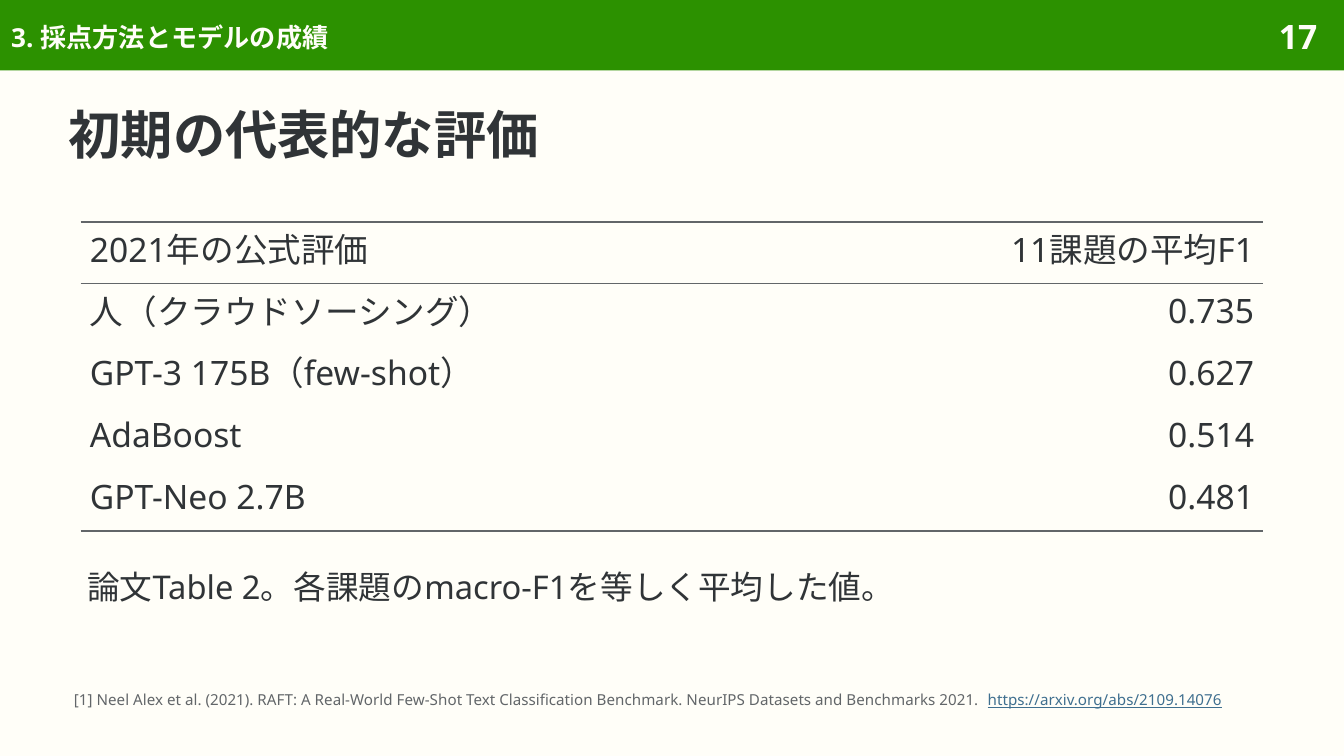
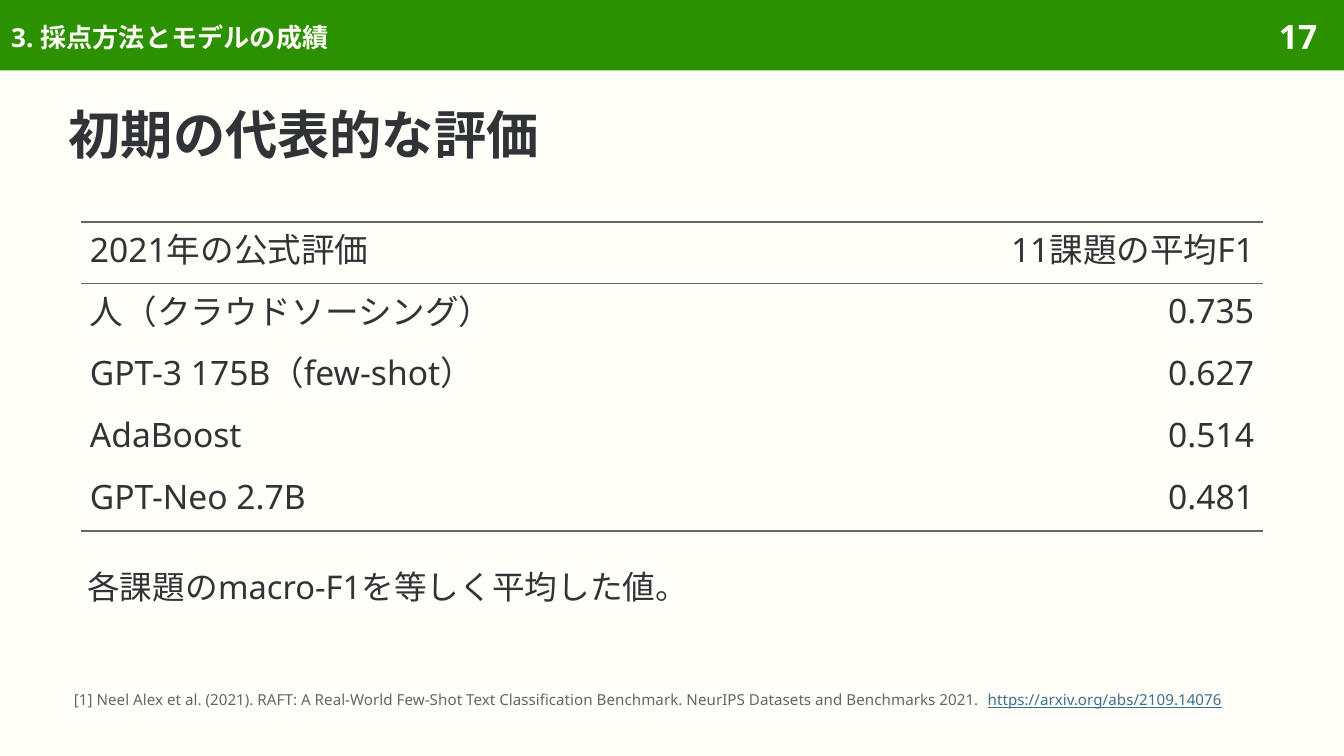
Before and after one commit to sasakiy84/datasets-in-10-minutes, a slide deck: slide 17 of slides/datasets-in-10-minutes-raft.pptx. Drawn at 1344x756 pixels with LibreOffice and Linux fonts; fonts in the diff are those of the drawing. Boxes give left, top, right and bottom in pixels: in the first picture for what was removed or moved away, otherwise in the second. Text is boxed around its words. In the diff, an @@ line names an element or a change of style, - is before the commit and + after.

Commit message:
slides(raft): simplify paper references

```diff
--- a/slides/datasets-in-10-minutes-raft.pptx
+++ b/slides/datasets-in-10-minutes-raft.pptx
@@ text at (x1=87, y1=571, x2=688, y2=602): text changed @@
-論文Table 2。各課題のmacro-F1を等しく平均した値。
+各課題のmacro-F1を等しく平均した値。
```
Also in this commit, not shown: 8 other files.
